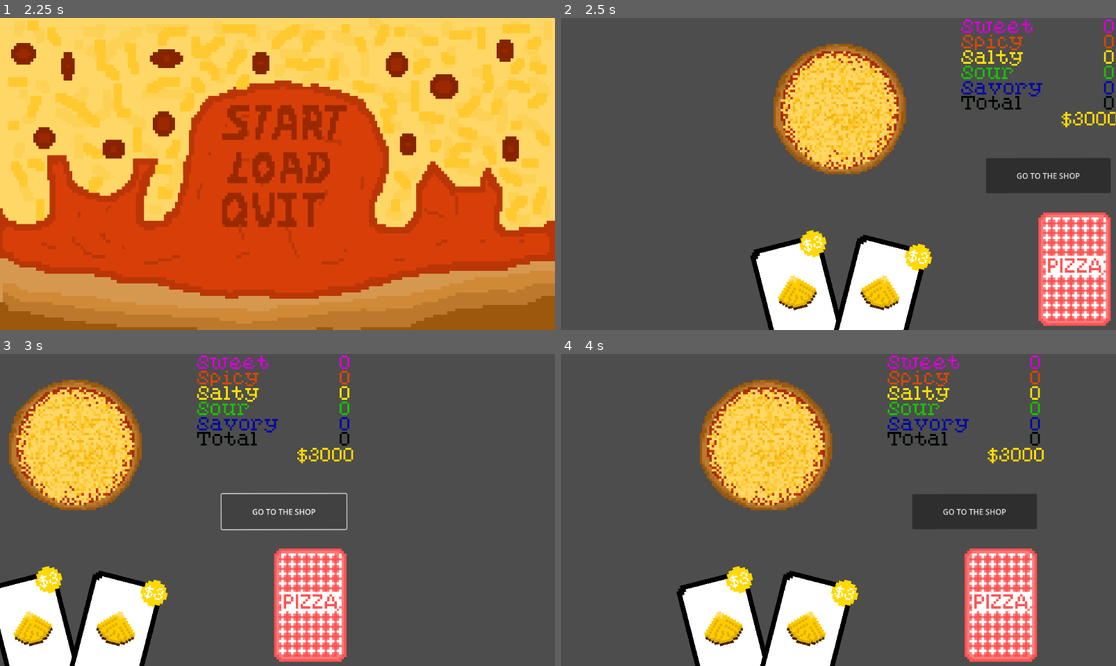
Above: before the commit, frames 1-4 (two rows, left to right).
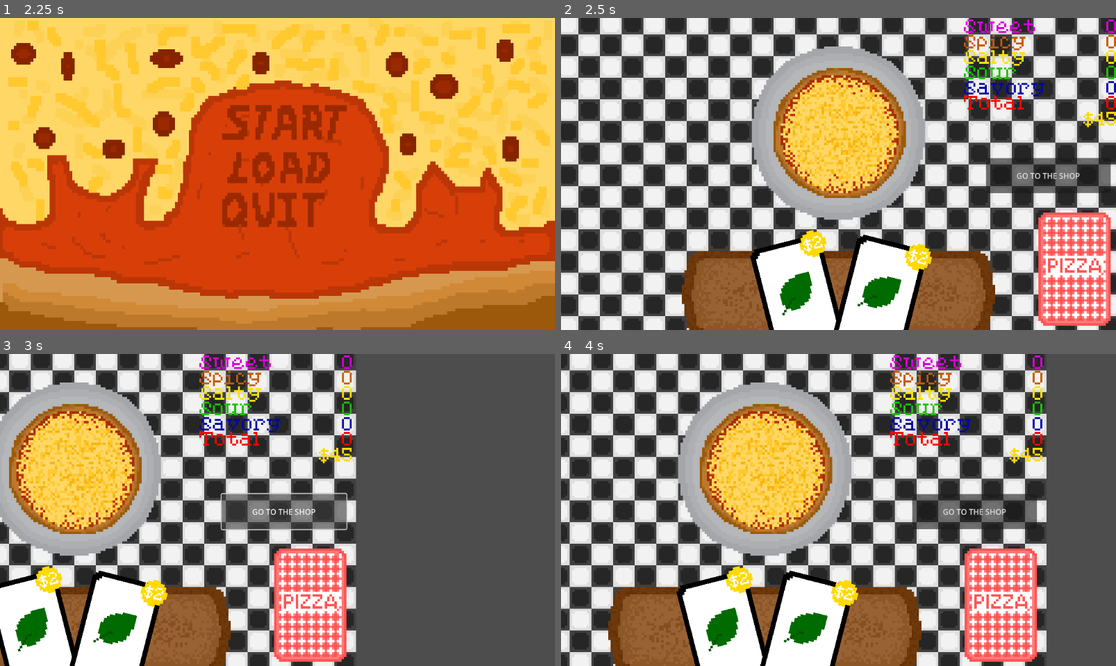
Above: after the commit, the same moments.

Repository: bstrong5923/Pizzatro
Game: Godot game, scene res://Scenes/title_screen.tscn
The game is run twice, just before and just after one commit, with the same random seed, the same clock (stepped at 60 frames per second) and the same inputs.
Inputs (mouse positions are in pixels of both pictures, inside the frame that each line leads up to):
- Up to frame 1 (2.25 s): tap Enter at 0.5, 2 s; move the mouse to (399, 158) at 0.52 s; click (399, 158) at 0.67 s; tap Space at 1.25 s; move the mouse to (166, 189) at 1.27 s; click (166, 189) at 1.42 s; move the mouse to (333, 105) at 2.02 s; click (333, 105) at 2.17 s
- Up to frame 2 (2.5 s): no input
- Up to frame 3 (3 s): click "GO TO THE SHOP" at 2.75 s
- Up to frame 4 (4 s): click "GO TO THE GAME" at 3.5 s

Frame 1 is identical in both runs. In frame 2, 73% of the frame differs, in the area x 0-100%, y 0-100%; in frame 3, 44%; in frame 4, 63%.

Commit message:
added background

Diff:
--- a/Scenes/Game.tscn
+++ b/Scenes/Game.tscn
@@ -10,6 +10,7 @@
 [ext_resource type="PackedScene" uid="uid://cq38bliobtet3" path="res://Scenes/money_and_points.tscn" id="7_fgofq"]
 [ext_resource type="Texture2D" uid="uid://cr1oj7cts6m8v" path="res://Assets/Sprites/card_upsidedown.png" id="9_71axn"]
 [ext_resource type="Script" uid="uid://wo4sx4ej14wu" path="res://Scenes/shop.gd" id="10_dahhg"]
+[ext_resource type="Texture2D" uid="uid://d003u8kankh4l" path="res://Assets/kitchen_background.png" id="11_dahhg"]
 
 [sub_resource type="RectangleShape2D" id="RectangleShape2D_7lihs"]
 size = Vector2(29, 47)
@@ -19,7 +20,7 @@
 script = ExtResource("1_7lihs")
 
 [node name="pie" parent="." instance=ExtResource("1_gl6un")]
-position = Vector2(0, -27)
+position = Vector2(0, -17)
 scale = Vector2(1, 1)
 
 [node name="Camera2D" type="Camera2D" parent="."]
@@ -46,7 +47,7 @@
 metadata/_edit_use_anchors_ = true
 
 [node name="minis" parent="." instance=ExtResource("3_j5yw3")]
-position = Vector2(0, -27)
+position = Vector2(0, -17)
 
 [node name="hand_animation" parent="." instance=ExtResource("4_kldst")]
 position = Vector2(6, -67)
@@ -68,7 +69,7 @@
 shape = SubResource("RectangleShape2D_7lihs")
 
 [node name="Labels" parent="." instance=ExtResource("7_fgofq")]
-position = Vector2(115.399994, -65.2)
+position = Vector2(115.600006, -64.799995)
 scale = Vector2(0.2, 0.2)
 
 [node name="shop_deck" type="Sprite2D" parent="."]
@@ -76,6 +77,11 @@
 texture = ExtResource("9_71axn")
 script = ExtResource("10_dahhg")
 
+[node name="KitchenBackground" type="Sprite2D" parent="."]
+z_index = -20
+texture = ExtResource("11_dahhg")
+metadata/_edit_lock_ = true
+
 [connection signal="pressed" from="Camera2D/go_to_shop_button" to="Camera2D" method="_on_go_to_shop_button_pressed"]
 [connection signal="pressed" from="Camera2D/go_to_game_button" to="Camera2D" method="_on_go_to_game_button_pressed"]
 [connection signal="input_event" from="deck/Area2D" to="deck" method="_on_area_2d_input_event"]
--- a/Scenes/deck.gd
+++ b/Scenes/deck.gd
@@ -9,15 +9,15 @@
 var card_highlighted = 0
 
 func go():
-	z_index = -999
+	z_index = -2
 	fill_initial_deck()
 	for x in range(0, 2):
-		add_card()
+		add_spec_card(5)
 	fix_hand()
 
 func fill_initial_deck():
 	deck = []
-	for ingredient in range(0,6):
+	for ingredient in range(0,5):
 		for x in range(0,2):
 			deck.push_back(ingredient)
 	deck_remaining = []
@@ -74,4 +74,3 @@
 		Deck.fix_hand()
 		if Deck.deck_remaining.size() <= 0:
 			visible = false
-			Deck.scor.calc()
--- a/Scenes/game.gd
+++ b/Scenes/game.gd
@@ -3,4 +3,4 @@
 
 func _ready() -> void:
 	Deck.go()
-	$Labels/Balance.set_balance(3000)
+	$Labels/Balance.set_balance(45)
--- a/Scenes/money_and_points.tscn
+++ b/Scenes/money_and_points.tscn
@@ -52,17 +52,16 @@
 offset_top = 68.0
 offset_right = -168.0
 offset_bottom = 101.0
-theme_override_colors/font_color = Color(0.8509804, 0.28235295, 0, 1)
+theme_override_colors/font_color = Color(0.78613406, 0.36069164, 5.7756904e-07, 1)
 theme_override_fonts/font = ExtResource("1_534sb")
 theme_override_font_sizes/font_size = 36
 text = "Spicy"
-metadata/_edit_use_anchors_ = true
 
 [node name="Count" type="Label" parent="Score/Spicy"]
 offset_left = -144.0
 offset_top = 68.0
 offset_bottom = 101.0
-theme_override_colors/font_color = Color(0.8509804, 0.28235295, 0, 1)
+theme_override_colors/font_color = Color(0.78613406, 0.36069164, 5.7756904e-07, 1)
 theme_override_fonts/font = ExtResource("1_534sb")
 theme_override_font_sizes/font_size = 36
 text = "0"
@@ -148,17 +147,16 @@
 offset_top = 195.0
 offset_right = -148.0
 offset_bottom = 228.0
-theme_override_colors/font_color = Color(0, 0.023529412, 0, 1)
+theme_override_colors/font_color = Color(1, 0.023529412, 0, 1)
 theme_override_fonts/font = ExtResource("1_534sb")
 theme_override_font_sizes/font_size = 36
 text = "Total"
-metadata/_edit_use_anchors_ = true
 
 [node name="Count" type="Label" parent="Score/Total"]
 offset_left = -144.0
 offset_top = 195.0
 offset_bottom = 228.0
-theme_override_colors/font_color = Color(0, 0.023529412, 0, 1)
+theme_override_colors/font_color = Color(1, 0.023529412, 0, 1)
 theme_override_fonts/font = ExtResource("1_534sb")
 theme_override_font_sizes/font_size = 36
 text = "0"
Binary file removed: Assets/Sprites/pizzatro_background.png
Binary file added: Assets/kitchen_background.png
Not shown, changed: Assets/kitchen_background.png.import
Not shown: 1 places in Scenes/Game.tscn that only renumber resources
